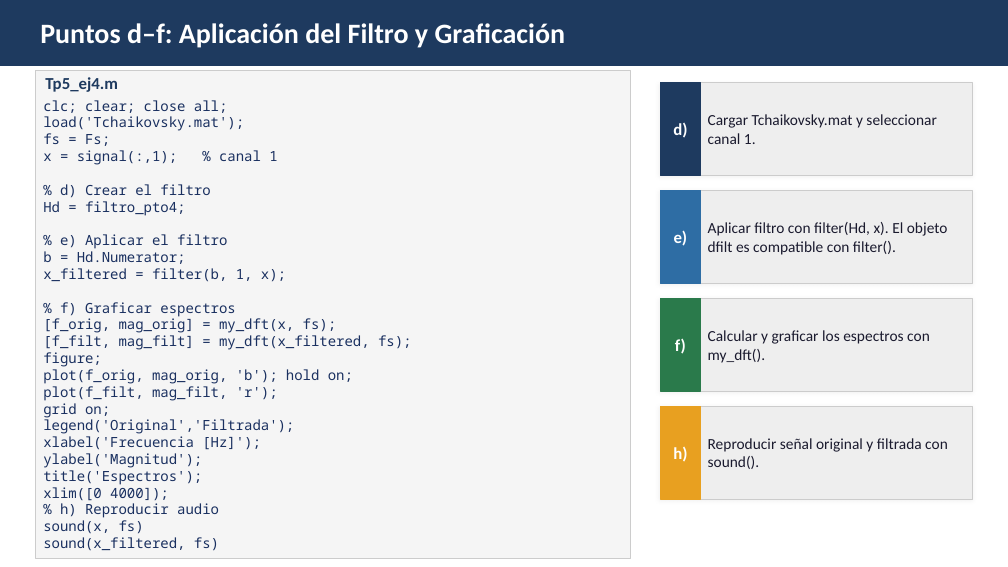
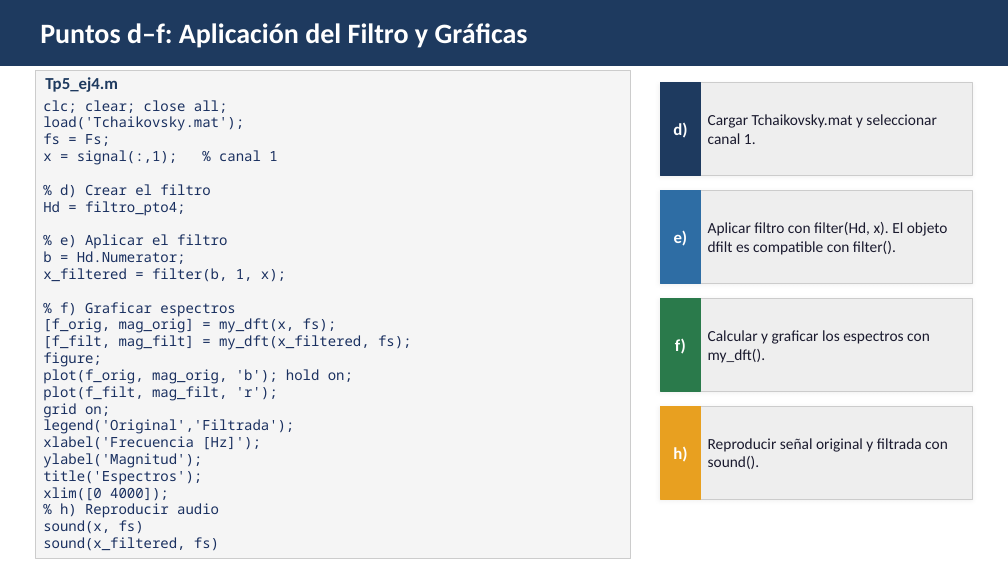
Before and after one commit to Juan-Stella/Control-y-Sistemas, a slide deck: slide 6 of Tp5/TP5_Ejercicio4.pptx (slide 5 before the commit). Drawn at 1008x567 pixels with LibreOffice and Linux fonts; fonts in the diff are those of the drawing. Boxes give left, top, right and bottom in pixels: in the first picture for what was removed or moved away, otherwise in the second. Text is boxed around its words. In the diff, an @@ line names an element or a change of style, - is before the commit and + after.

```diff
--- a/Tp5/TP5_Ejercicio4.pptx
+++ b/Tp5/TP5_Ejercicio4.pptx
@@ text at bbox=[40, 23, 528, 48]: text changed @@
-Puntos d–f: Aplicación del Filtro y Graficación
+Puntos d–f: Aplicación del Filtro y Gráficas
```
Also in this commit, not shown: 1 slide added, 1 other file.
